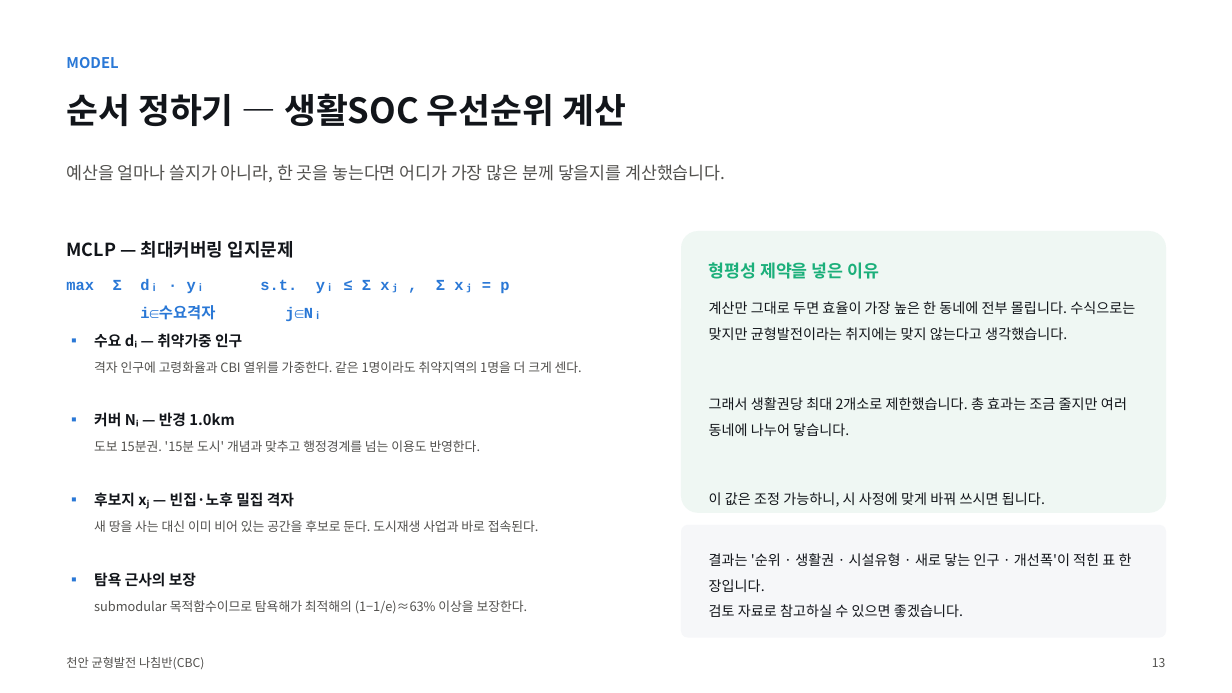
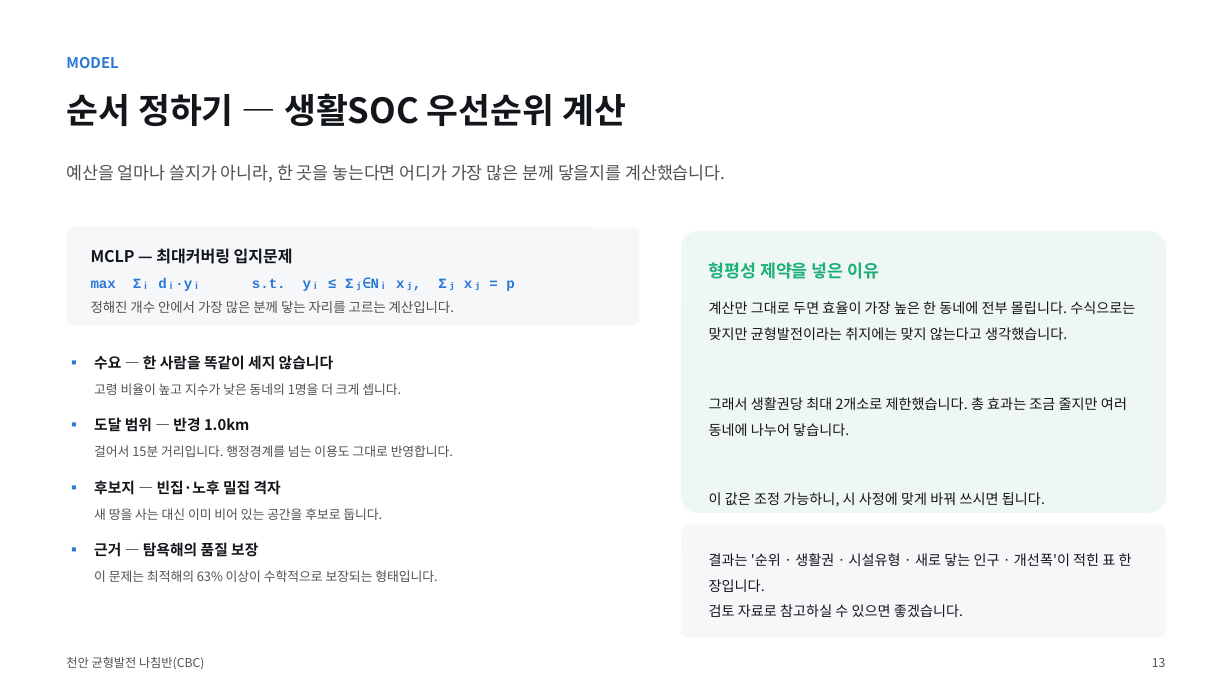
Before and after one commit to BioCode67/2026-AI-, a slide deck: slide 14 of deliverables/기획서_천안균형발전나침반_CBC.pptx. Drawn at 1232x693 pixels with LibreOffice and Linux fonts; fonts in the diff are those of the drawing. Boxes give left, top, right and bottom in pixels: in the first picture for what was removed or moved away, otherwise in the second. Text is boxed around its words. In the diff, an @@ line names an element or a change of style, - is before the commit and + after.

```diff
--- a/deliverables/기획서_천안균형발전나침반_CBC.pptx
+++ b/deliverables/기획서_천안균형발전나침반_CBC.pptx
@@ rounded rectangle added at box(67, 227, 640, 325), fill #F6F7F9 @@
@@ text "MCLP — 최대커버링 입지문제": place and size @@
-text "MCLP — 최대커버링 입지문제" at box(66, 241, 294, 258)
+text "MCLP — 최대커버링 입지문제" at box(91, 248, 293, 264)
@@ text "MCLP — 최대커버링 입지문제" at box(91, 248, 293, 264): size 14 to 12.5 pt @@
@@ text at box(91, 277, 514, 291): text changed; size 12 to 11 pt @@
-max Σ dᵢ · yᵢ s.t. yᵢ ≤ Σ xⱼ , Σ xⱼ = p
-i∈수요격자 j∈Nᵢ
+max Σᵢ dᵢ·yᵢ s.t. yᵢ ≤ Σⱼ∈Nᵢ xⱼ, Σⱼ xⱼ = p
@@ text added at box(91, 301, 454, 313), 10.5 pt, text #52514E @@
+정해진 개수 안에서 가장 많은 분께 닿는 자리를 고르는 계산입니다.
@@ text "▪": place and size @@
-text "▪" at box(67, 325, 90, 353)
+text "▪" at box(67, 348, 90, 375)
@@ text removed at box(94, 333, 242, 348) @@
-수요 dᵢ — 취약가중 인구
@@ text added at box(94, 355, 333, 370), 11.5 pt, text #12151A, bold @@
+수요 — 한 사람을 똑같이 세지 않습니다
@@ text at box(94, 383, 401, 395): text changed @@
-격자 인구에 고령화율과 CBI 열위를 가중한다. 같은 1명이라도 취약지역의 1명을 더 크게 센다.
+고령 비율이 높고 지수가 낮은 동네의 1명을 더 크게 셉니다.
@@ text "▪": place and size @@
-text "▪" at box(67, 405, 90, 433)
+text "▪" at box(67, 410, 90, 438)
@@ text at box(94, 417, 249, 432): text changed @@
-커버 Nᵢ — 반경 1.0km
+도달 범위 — 반경 1.0km
@@ text at box(94, 445, 453, 457): text changed @@
-도보 15분권. '15분 도시' 개념과 맞추고 행정경계를 넘는 이용도 반영한다.
+걸어서 15분 거리입니다. 행정경계를 넘는 이용도 그대로 반영합니다.
@@ text "▪": place and size @@
-text "▪" at box(67, 485, 90, 513)
+text "▪" at box(67, 472, 90, 500)
@@ text at box(94, 480, 281, 495): text changed @@
-후보지 xⱼ — 빈집·노후 밀집 격자
+후보지 — 빈집·노후 밀집 격자
@@ text at box(94, 508, 382, 520): text changed @@
-새 땅을 사는 대신 이미 비어 있는 공간을 후보로 둔다. 도시재생 사업과 바로 접속된다.
+새 땅을 사는 대신 이미 비어 있는 공간을 후보로 둡니다.
@@ text "▪": place and size @@
-text "▪" at box(67, 565, 90, 592)
+text "▪" at box(67, 535, 90, 563)
@@ text at box(94, 542, 258, 557): text changed @@
-탐욕 근사의 보장
+근거 — 탐욕해의 품질 보장
@@ text at box(94, 570, 437, 582): text changed @@
-submodular 목적함수이므로 탐욕해가 최적해의 (1−1/e)≈63% 이상을 보장한다.
+이 문제는 최적해의 63% 이상이 수학적으로 보장되는 형태입니다.
```
Also in this commit, not shown: 12 other slides changed, 1 slide added, 4 other files.
